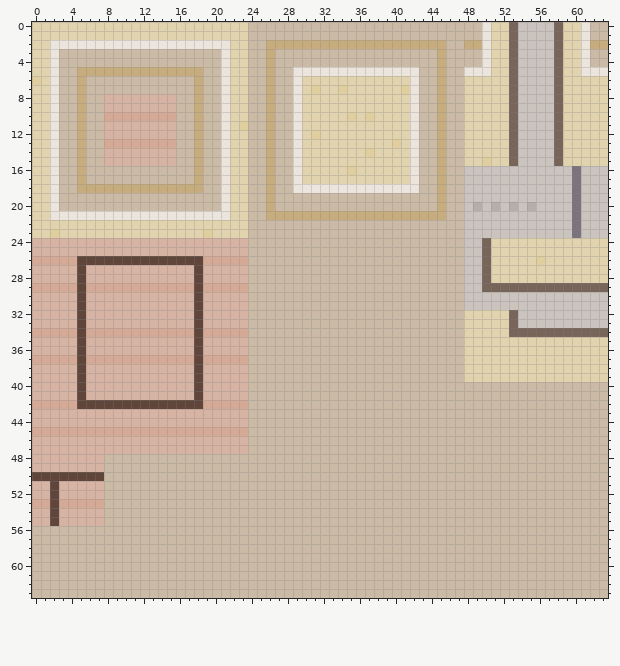
Pixel-art sprite: res/tiles2.png. The first picture shows the starting point.
The file is 64x64 pixels.
New version:
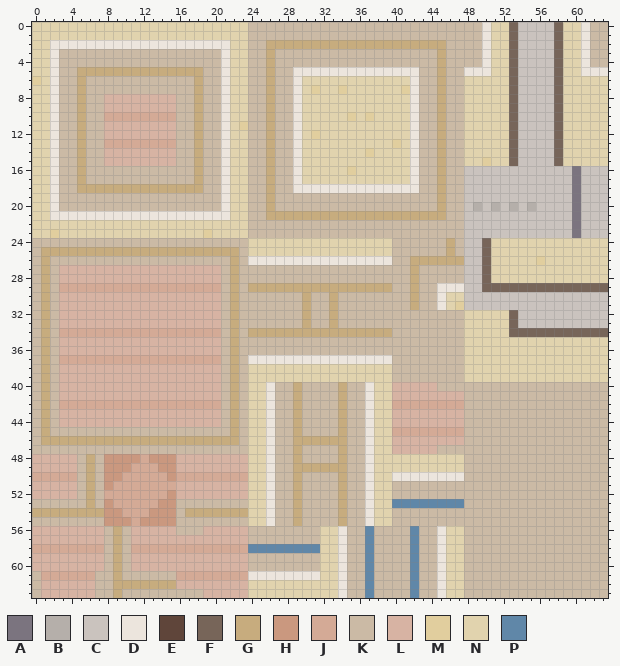
Palette (. is transparent): A #7b747f  B #b5afaa  C #cac3be  D #ece5dd  E #5f453a  F #776559  G #c7ac7e  H #ca987f  J #d4aa96  K #cbbaa5  L #d7b3a3  M #e1ce9e  N #e1d3ae  P #6087a8
The exact change:
y 2: x 48..49 GG -> KK; x 62..63 GG -> KK
y 24: x 0..39 LLLLLLLLLLLLLLLLLLLLLLLLKKKKKKKKKKKKKKKK -> KKKKKKKKKKKKKKKKKKKKKKKKNNNNNNNNNNNNNNNN; x 46 K -> G
y 25: x 0..39 LLLLLLLLLLLLLLLLLLLLLLLLKKKKKKKKKKKKKKKK -> KGGGGGGGGGGGGGGGGGGGGGGKNNNNNNNNNNNNNNNN; x 46 K -> G
y 26: x 0..39 JJJJJEEEEEEEEEEEEEEJJJJJKKKKKKKKKKKKKKKK -> KGKKKKKKKKKKKKKKKKKKKKGKDDDDDDDDDDDDDDDD; x 42..47 KKKKKK -> GGGGGG
y 27..28: x 0..2 LLL -> KGK; x 5 E -> L; x 18 E -> L; x 21..23 LLL -> KGK; x 42 K -> G
y 29: x 0..2 JJJ -> KGK; x 5 E -> J; x 18 E -> J; x 21..39 JJJKKKKKKKKKKKKKKKK -> KGKGGGGGGGGGGGGGGGG; x 42 K -> G; x 45..47 KKK -> DDD
y 30: x 0..2 LLL -> KGK; x 5 E -> L; x 18 E -> L; x 21..23 LLL -> KGK; x 30 K -> G; x 33 K -> G; x 42 K -> G; x 45..47 KKK -> DNN
y 31: x 0..2 LLL -> KGK; x 5 E -> L; x 18 E -> L; x 21..23 LLL -> KGK; x 30 K -> G; x 33 K -> G; x 42 K -> G; x 45..47 KKK -> DNM
y 32..33: x 0..2 LLL -> KGK; x 5 E -> L; x 18 E -> L; x 21..23 LLL -> KGK; x 30 K -> G; x 33 K -> G
y 34: x 0..2 JJJ -> KGK; x 5 E -> J; x 18 E -> J; x 21..39 JJJKKKKKKKKKKKKKKKK -> KGKGGGGGGGGGGGGGGGG
y 35..36: x 0..2 LLL -> KGK; x 5 E -> L; x 18 E -> L; x 21..23 LLL -> KGK
y 37: x 0..2 JJJ -> KGK; x 5 E -> J; x 18 E -> J; x 21..39 JJJKKKKKKKKKKKKKKKK -> KGKDDDDDDDDDDDDDDDD
y 38..39: x 0..2 LLL -> KGK; x 5 E -> L; x 18 E -> L; x 21..39 LLLKKKKKKKKKKKKKKKK -> KGKNNNNNNNNNNNNNNNN
y 40: x 0..2 LLL -> KGK; x 5 E -> L; x 18 E -> L; x 21..26 LLLKKK -> KGKNND; x 29 K -> G; x 34 K -> G; x 37..44 KKKKKKKK -> DNNLLLLL
y 41: x 0..2 LLL -> KGK; x 5 E -> L; x 18 E -> L; x 21..26 LLLKKK -> KGKNND; x 29 K -> G; x 34 K -> G; x 37..47 KKKKKKKKKKK -> DNNLLLLLLLL
y 42: x 0..2 JJJ -> KGK; x 5..18 EEEEEEEEEEEEEE -> JJJJJJJJJJJJJJ; x 21..26 JJJKKK -> KGKNND; x 29 K -> G; x 34 K -> G; x 37..47 KKKKKKKKKKK -> DNNJJJJJJJJ
y 43..44: x 0..2 LLL -> KGK; x 21..26 LLLKKK -> KGKNND; x 29 K -> G; x 34 K -> G; x 37..47 KKKKKKKKKKK -> DNNLLLLLLLL
y 45: x 0..26 JJJJJJJJJJJJJJJJJJJJJJJJKKK -> KGKKKKKKKKKKKKKKKKKKKKGKNND; x 29 K -> G; x 34 K -> G; x 37..47 KKKKKKKKKKK -> DNNJJJJJJJJ
y 46: x 0..26 LLLLLLLLLLLLLLLLLLLLLLLLKKK -> KGGGGGGGGGGGGGGGGGGGGGGKNND; x 29..34 KKKKKK -> GGGGGG; x 37..47 KKKKKKKKKKK -> DNNLLLLLLLL
y 47: x 0..26 LLLLLLLLLLLLLLLLLLLLLLLLKKK -> KKKKKKKKKKKKKKKKKKKKKKKKNND; x 29 K -> G; x 34 K -> G; x 37..44 KKKKKKKK -> DNNLLLLL
y 48: x 5..26 LLLKKKKKKKKKKKKKKKKKKK -> KGKHHHHJHHHLLLLLLLLNND; x 29 K -> G; x 34 K -> G; x 37..47 KKKKKKKKKKK -> DNNNNNNNNNN
y 49: x 5..26 LLLKKKKKKKKKKKKKKKKKKK -> KGKHHHJJJHHLLLLLLLLNND; x 29..34 KKKKKK -> GGGGGG; x 37..47 KKKKKKKKKKK -> DNNNNNNNNNN
y 50: x 0..26 EEEEEEEEKKKKKKKKKKKKKKKKKKK -> JJJJJKGKHHJJJJJHJJJJJJJJNND; x 29 K -> G; x 34 K -> G; x 37..47 KKKKKKKKKKK -> DNNDDDDDDDD
y 51: x 2 E -> L; x 5..26 LLLKKKKKKKKKKKKKKKKKKK -> KGKHJJJJJJJLLLLLLLLNND; x 29 K -> G; x 34 K -> G; x 37..39 KKK -> DNN
y 52: x 2 E -> L; x 5..26 LLLKKKKKKKKKKKKKKKKKKK -> KGKJJJJJJJHLLLLLLLLNND; x 29 K -> G; x 34 K -> G; x 37..39 KKK -> DNN
y 53: x 0..15 JJEJJJJJKKKKKKKK -> KKKKKKGKHJJJJJHH; x 24..26 KKK -> NND; x 29 K -> G; x 34 K -> G; x 37..47 KKKKKKKKKKK -> DNNPPPPPPPP
y 54: x 0..15 LLELLLLLKKKKKKKK -> GGGGGGGGHHJJJHHH; x 17..26 KKKKKKKKKK -> GGGGGGGNND; x 29 K -> G; x 34 K -> G; x 37..39 KKK -> DNN
y 55: x 0..15 LLELLLLLKKKKKKKK -> KKKKKKKKHHHJHHHH; x 24..26 KKK -> NND; x 29 K -> G; x 34 K -> G; x 37..39 KKK -> DNN
y 56: x 0..7 KKKKKKKK -> LLLLLLLL; x 9 K -> G; x 11..15 KKKKK -> LLLLL; x 19..23 KKKKK -> LLLLL; x 32..34 KKK -> NND; x 37 K -> P; x 42 K -> P; x 45..47 KKK -> DNN
y 57: x 0..7 KKKKKKKK -> LLLLLLLL; x 9 K -> G; x 11..23 KKKKKKKKKKKKK -> LLLLLLLLLLLLL; x 32..34 KKK -> NND; x 37 K -> P; x 42 K -> P; x 45..47 KKK -> DNN
y 58: x 0..7 KKKKKKKK -> JJJJJJJJ; x 9 K -> G; x 11..34 KKKKKKKKKKKKKKKKKKKKKKKK -> JJJJJJJJJJJJJPPPPPPPPNND; x 37 K -> P; x 42 K -> P; x 45..47 KKK -> DNN
y 59..60: x 0..7 KKKKKKKK -> LLLLLLLL; x 9 K -> G; x 11..23 KKKKKKKKKKKKK -> LLLLLLLLLLLLL; x 32..34 KKK -> NND; x 37 K -> P; x 42 K -> P; x 45..47 KKK -> DNN
y 61: x 1..6 KKKKKK -> JJJJJJ; x 9 K -> G; x 16..34 KKKKKKKKKKKKKKKKKKK -> JJJJJJJJDDDDDDDDNND; x 37 K -> P; x 42 K -> P; x 45..47 KKK -> DNN
y 62: x 1..6 KKKKKK -> LLLLLL; x 9..34 KKKKKKKKKKKKKKKKKKKKKKKKKK -> GGGGGGGLLLLLLLLNNNNNNNNNND; x 37 K -> P; x 42 K -> P; x 45..47 KKK -> DNN
y 63: x 1..6 KKKKKK -> LLLLLL; x 9 K -> G; x 19..34 KKKKKKKKKKKKKKKK -> LLLLLNNNNNNNNNND; x 37 K -> P; x 42 K -> P; x 45..47 KKK -> DNN
Boxes around the changes in both pictures, in picture pixels (x1, y1, x2, y2):
changed: (464, 40, 482, 49)
changed: (590, 40, 608, 49)
changed: (32, 238, 464, 598)
